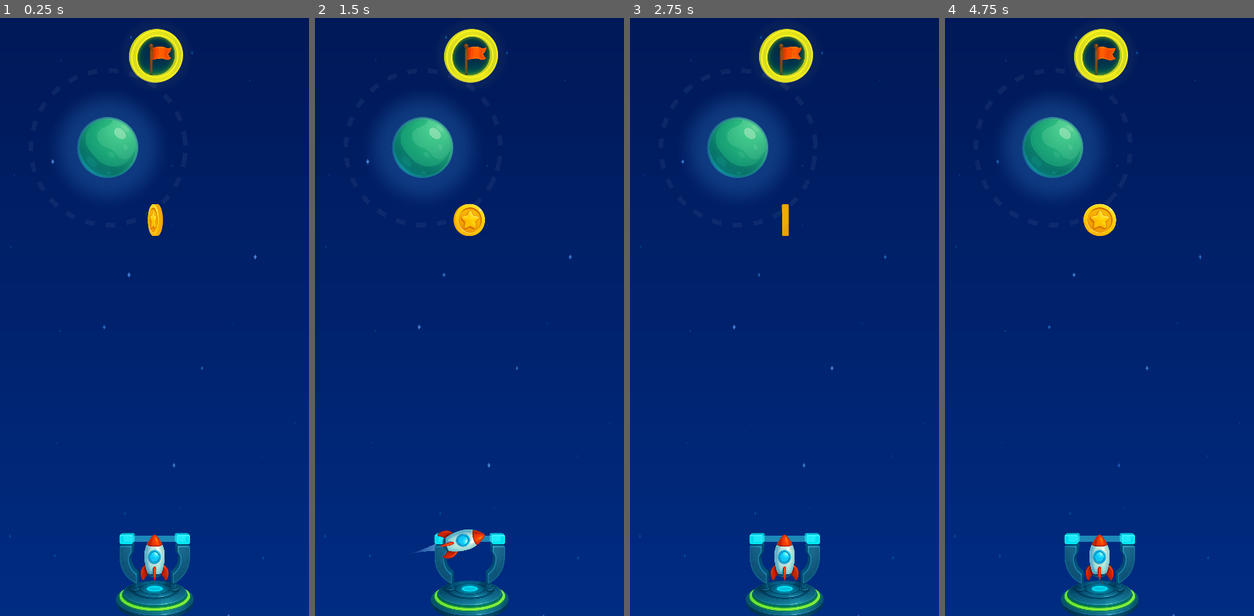
Above: before the commit, frames 1-4 (left to right).
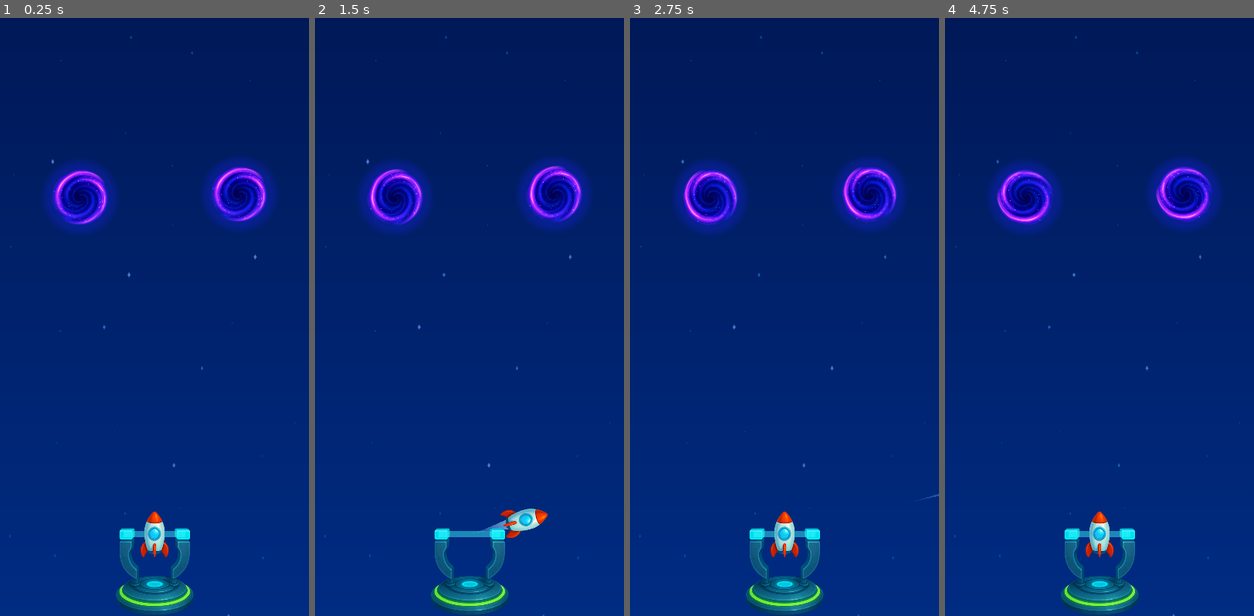
Above: after the commit, the same moments.

Repository: nbarkoch/spacecraft-launcher
Game: Godot game, scene res://scenes/game.tscn
Two runs of this game, one before a commit and one after it. Both use one fixed random seed, a clock stepped at 60 frames per second and the inputs below.
Inputs (mouse positions are in pixels of both pictures, inside the frame that each line leads up to):
- Up to frame 1 (0.25 s): no input
- Up to frame 2 (1.5 s): move the mouse to (469, 586) at 0.52 s; press the mouse at (469, 586) at 0.53 s; move the mouse to (407, 334) at 1.27 s; release the mouse at (407, 334) at 1.28 s; click (407, 334) at 1.35 s
- Up to frame 3 (2.75 s): move the mouse to (815, 173) at 2.02 s; press the mouse at (815, 173) at 2.03 s
- Up to frame 4 (4.75 s): move the mouse to (1084, 430) at 2.77 s; release the mouse at (1084, 430) at 2.78 s; click (1084, 430) at 2.85 s; move the mouse to (1192, 400) at 3.52 s; press the mouse at (1192, 400) at 3.53 s; move the mouse to (1006, 215) at 4.27 s; release the mouse at (1006, 215) at 4.28 s; click (1006, 215) at 4.35 s

The runs differ from the first frame. In frame 1, 11% of the frame differs, in the area x 14-89%, y 1-100%; in frame 2, 11%; in frame 3, 10%; in frame 4, 11%.

Commit message:
refactor - level mechanism

Diff:
--- a/project.godot
+++ b/project.godot
@@ -18,6 +18,7 @@
 [autoload]
 
 GameManager="*res://scripts/gameManager.gd"
+LevelManager="*res://scripts/level_manager.gd"
 
 [display]
 
--- a/scenes/border_game.tscn
+++ b/scenes/base/border_game.tscn
@@ -35,6 +35,7 @@
 offset_right = 199.0
 offset_bottom = 302.0
 mouse_filter = 2
+color = Color(1, 1, 1, 0)
 script = ExtResource("4_lpoch")
 
 [connection signal="body_exited" from="." to="." method="_on_body_exited"]
--- /dev/null
+++ b/scenes/base/level.tscn
@@ -0,0 +1,20 @@
+[gd_scene load_steps=5 format=3 uid="uid://o76834xyqxe0"]
+
+[ext_resource type="Script" path="res://scripts/level.gd" id="1_yb3am"]
+[ext_resource type="PackedScene" uid="uid://bp4wny2hgl85v" path="res://scenes/base/border_game.tscn" id="2_tg0io"]
+[ext_resource type="PackedScene" uid="uid://ogg3oaxoy66n" path="res://scenes/base/slingshot.tscn" id="3_dfu4i"]
+[ext_resource type="PackedScene" uid="uid://jx76bqm121v4" path="res://scenes/base/spacecraft.tscn" id="4_s6ybg"]
+
+[node name="Level" type="Node2D"]
+script = ExtResource("1_yb3am")
+
+[node name="BorderGame" parent="." instance=ExtResource("2_tg0io")]
+
+[node name="Slingshot" parent="." instance=ExtResource("3_dfu4i")]
+position = Vector2(0, 178)
+
+[node name="Spacecraft" parent="." instance=ExtResource("4_s6ybg")]
+position = Vector2(0, 147)
+
+[node name="Camera2D" type="Camera2D" parent="."]
+zoom = Vector2(2, 2)
--- a/scenes/game.tscn
+++ b/scenes/game.tscn
@@ -1,33 +1,9 @@
-[gd_scene load_steps=8 format=3 uid="uid://dw3q2rdxoga8g"]
+[gd_scene load_steps=3 format=3 uid="uid://dw3q2rdxoga8g"]
 
 [ext_resource type="Script" path="res://scripts/game.gd" id="1_0s5jx"]
-[ext_resource type="PackedScene" uid="uid://ogg3oaxoy66n" path="res://scenes/slingshot.tscn" id="1_c5tod"]
-[ext_resource type="PackedScene" uid="uid://bp4wny2hgl85v" path="res://scenes/border_game.tscn" id="1_rwg3j"]
-[ext_resource type="PackedScene" uid="uid://jx76bqm121v4" path="res://scenes/spacecraft.tscn" id="2_l0j4p"]
-[ext_resource type="PackedScene" uid="uid://et54j7lrftig" path="res://scenes/planets/planet_g.tscn" id="5_qgthy"]
-[ext_resource type="PackedScene" uid="uid://vvpan4smuxbd" path="res://scenes/target_area.tscn" id="6_64vpg"]
-[ext_resource type="PackedScene" uid="uid://bryh4m50q0dgo" path="res://scenes/coin.tscn" id="8_4lg0d"]
+[ext_resource type="PackedScene" uid="uid://b8r63iojc6grm" path="res://scenes/levels/1.tscn" id="2_hgig4"]
 
 [node name="Game" type="Node2D"]
 script = ExtResource("1_0s5jx")
 
-[node name="BorderGame" parent="." instance=ExtResource("1_rwg3j")]
-z_index = -20
-
-[node name="Slingshot" parent="." instance=ExtResource("1_c5tod")]
-position = Vector2(0, 181)
-
-[node name="Camera2D" type="Camera2D" parent="."]
-zoom = Vector2(2, 2)
-
-[node name="Spacecraft" parent="." instance=ExtResource("2_l0j4p")]
-position = Vector2(0, 162)
-
-[node name="GreenPlanet" parent="." instance=ExtResource("5_qgthy")]
-position = Vector2(-30, -103)
-
-[node name="TargetArea" parent="." instance=ExtResource("6_64vpg")]
-position = Vector2(1, -163)
-
-[node name="Coin2" parent="." instance=ExtResource("8_4lg0d")]
-position = Vector2(0, -56)
+[node name="Level1" parent="." instance=ExtResource("2_hgig4")]
--- /dev/null
+++ b/scenes/levels/1.tscn
@@ -0,0 +1,14 @@
+[gd_scene load_steps=3 format=3 uid="uid://b8r63iojc6grm"]
+
+[ext_resource type="PackedScene" uid="uid://o76834xyqxe0" path="res://scenes/base/level.tscn" id="1_hkupi"]
+[ext_resource type="PackedScene" uid="uid://b6qrsvysawymj" path="res://scenes/elements/portal.tscn" id="2_gli41"]
+
+[node name="Level1" type="Node2D"]
+
+[node name="Level" parent="." instance=ExtResource("1_hkupi")]
+
+[node name="Portal" parent="." instance=ExtResource("2_gli41")]
+position = Vector2(55, -73)
+
+[node name="Portal2" parent="." instance=ExtResource("2_gli41")]
+position = Vector2(-48, -71)
--- a/scenes/coin.tscn
+++ b/scenes/pickable/coin.tscn
@@ -3,7 +3,7 @@
 [ext_resource type="Texture2D" uid="uid://bm5lux7wue7t8" path="res://sprites/coin_anim.png" id="1_3l7rd"]
 [ext_resource type="Script" path="res://scripts/coin.gd" id="1_yc21c"]
 [ext_resource type="Texture2D" uid="uid://g3lbvs45lr1l" path="res://sprites/s_star.png" id="2_8j4ft"]
-[ext_resource type="PackedScene" uid="uid://bnscgwyelyck3" path="res://scenes/ring_effect.tscn" id="3_ec37v"]
+[ext_resource type="PackedScene" uid="uid://bnscgwyelyck3" path="res://scenes/effects/ring_effect.tscn" id="3_ec37v"]
 
 [sub_resource type="AtlasTexture" id="AtlasTexture_46swt"]
 atlas = ExtResource("1_3l7rd")
--- a/scenes/planets/planet_c.tscn
+++ b/scenes/planets/planet_c.tscn
@@ -1,6 +1,6 @@
 [gd_scene load_steps=3 format=3 uid="uid://dyct1qho3vncc"]
 
-[ext_resource type="PackedScene" uid="uid://p8a8uk5vtjdd" path="res://scenes/planet.tscn" id="1_x1jtw"]
+[ext_resource type="PackedScene" uid="uid://p8a8uk5vtjdd" path="res://scenes/base/planet.tscn" id="1_x1jtw"]
 [ext_resource type="Texture2D" uid="uid://dtmvh5pe62uiu" path="res://sprites/planet_c.png" id="2_e50es"]
 
 [node name="CyanPlanet" type="Node2D"]
--- a/scenes/planets/planet_g.tscn
+++ b/scenes/planets/planet_g.tscn
@@ -1,6 +1,6 @@
 [gd_scene load_steps=3 format=3 uid="uid://et54j7lrftig"]
 
-[ext_resource type="PackedScene" uid="uid://p8a8uk5vtjdd" path="res://scenes/planet.tscn" id="1_s3yc5"]
+[ext_resource type="PackedScene" uid="uid://p8a8uk5vtjdd" path="res://scenes/base/planet.tscn" id="1_s3yc5"]
 [ext_resource type="Texture2D" uid="uid://clmgi8lv7syhj" path="res://sprites/planet_g.png" id="3_nwi0i"]
 
 [node name="GreenPlanet" type="Node2D"]
--- a/scenes/small_stars.gdshader
+++ /dev/null
@@ -1,32 +0,0 @@
-// shaders/simple_stars.gdshader
-shader_type canvas_item;
-
-uniform float star_density : hint_range(0.001, 0.1) = 0.03;
-uniform float brightness : hint_range(0.0, 2.0) = 1.0;
-
-float random(vec2 st) {
-    return fract(sin(dot(st.xy, vec2(12.9898, 78.233))) * 43758.5453);
-}
-
-void fragment() {
-    vec2 uv = UV * 50.0; // Scale up for more stars
-    vec2 grid = floor(uv);
-    vec2 local = fract(uv);
-
-    float star_chance = random(grid);
-
-    if (star_chance > (1.0 - star_density)) {
-        vec2 star_pos = vec2(random(grid + 1.0), random(grid + 2.0));
-        float dist = length(local - star_pos);
-
-        // Simple star
-        float star = 1.0 - smoothstep(0.0, 0.05, dist);
-
-        // Simple twinkling
-        float twinkle = 0.5 + 0.5 * sin(TIME + random(grid) * 6.28);
-
-        COLOR = vec4(1.0, 1.0, 1.0, star * twinkle * brightness);
-    } else {
-        COLOR = vec4(0.0, 0.0, 0.0, 0.0);
-    }
-}
--- /dev/null
+++ b/scripts/level.gd
@@ -0,0 +1,14 @@
+extends Node2D
+class_name Level
+
+@onready var spacecraft: Spacecraft = $Spacecraft
+@onready var slingshot: SlingShot = $Slingshot
+
+# Called when the node enters the scene tree for the first time.
+func _ready():
+	LevelManager.set_level(self)
+
+
+# Called every frame. 'delta' is the elapsed time since the previous frame.
+func _process(delta):
+	pass
--- /dev/null
+++ b/scripts/level_manager.gd
@@ -0,0 +1,29 @@
+extends Node2D
+
+
+var level: Level = null
+
+# Called when the node enters the scene tree for the first time.
+func _ready():
+	pass # Replace with function body.
+
+
+# Called every frame. 'delta' is the elapsed time since the previous frame.
+func _process(delta):
+	pass
+
+func set_level(level: Level):
+	self.level = level
+
+func level_started():
+	if self.level:
+		var spacecraft = level.spacecraft
+		var slingshot = level.slingshot
+		if spacecraft and slingshot and slingshot.slingshot_center:
+			slingshot.reset()
+
+func level_completed():
+	pass
+
+func level_failed():
+	level_started()
--- a/scripts/portal.gd
+++ b/scripts/portal.gd
@@ -46,7 +46,7 @@
 	await jump_tween.finished
 
 
-func teleport_spacecraft(spacecraft):
+func teleport_spacecraft(spacecraft: Spacecraft):
 	var destination = find_other_portal()
 	if not destination:
 		return
@@ -68,8 +68,7 @@
 	tween.parallel().tween_property(spacecraft, "scale", Vector2(0.1, 0.1), 0.3)
 	await tween.finished
 
-	# Teleport using physics server
-	reset_physics_position(spacecraft, destination.global_position)
+	spacecraft.reset(spacecraft.rotation, destination.global_position)
 
 	spacecraft.stop() # stop the trail
 	destination.trigger_jump_effect()
--- a/scripts/slingshot.gd
+++ b/scripts/slingshot.gd
@@ -1,4 +1,7 @@
 extends Node2D
+
+class_name SlingShot
+
 enum SlingshotState {
 	idle,
 	pulling,
@@ -10,7 +13,7 @@
 var slingshotState
 var leftLine
 var rightLine
-var spacecraft
+var spacecraft: Spacecraft = null
 var trajectory_predictor
 const MULTIPLIER = 6
 
@@ -20,6 +23,7 @@
 const SNAP_RADIUS = 8.0  # בתוך כמה פיקסלים יש משיכה
 const SNAP_STRENGTH = 0.4  # עוצמת המשיכה (0-1)
 
+@onready var slingshot_center: Marker2D = $SlingshotCenter
 # FIXED: Removed problematic mouse smoothing variables
 # var raw_mouse_pos = Vector2.ZERO
 # const MOUSE_SMOOTHING = 0.3
@@ -65,7 +69,7 @@
 			if Input.is_action_pressed("FINGER_TAP"):
 				# FIXED: Use direct mouse position without problematic smoothing
 				var mouse_pos = get_global_mouse_position()
-				var center_pos = $SlingshotCenter.global_position
+				var center_pos = slingshot_center.global_position
 
 				# FIXED: Apply constraints directly to mouse position
 				var constrained_mouse_pos = mouse_pos
@@ -104,7 +108,7 @@
 				update_planet_arcs(velocity)
 
 			if Input.is_action_just_released("FINGER_TAP"):
-				var center_pos = $SlingshotCenter.global_position
+				var center_pos = slingshot_center.global_position
 				# FIXED: Use target position for consistent release
 				var final_mouse_pos = target_mouse_pos
 
@@ -122,16 +126,21 @@
 				spacecraft.angular_velocity = 0.0
 				spacecraft.gravity_assist = null
 				spacecraft.freeze = true
+
 				spacecraft.release()
+
+
+				var launch_direction = center_pos - final_mouse_pos
+				var s_rotation = launch_direction.angle() + PI/2
+				spacecraft.reset(s_rotation, center_pos)
 				await get_tree().process_frame
 				spacecraft.apply_impulse(velocity)
-
 				GameManager.currentState = GameManager.GameState.action
 
 		SlingshotState.released:
 			# Reset line positions
-			leftLine.points[0] = leftLine.to_local($SlingshotCenter.global_position)
-			rightLine.points[0] = rightLine.to_local($SlingshotCenter.global_position)
+			leftLine.points[0] = leftLine.to_local(slingshot_center.global_position)
+			rightLine.points[0] = rightLine.to_local(slingshot_center.global_position)
 
 			hide_all_planet_arcs()
 			# Check if spacecraft is done (destroyed or out of bounds)
@@ -322,7 +331,7 @@
 func update_planet_arcs(predicted_velocity: Vector2):
 	"""Update arc visualizations with accurate predictions"""
 	var spacecraft_speed = predicted_velocity.length()
-	var slingshot_pos = $SlingshotCenter.global_position
+	var slingshot_pos = slingshot_center.global_position
 
 	for planet in all_planets:
 		if not planet or not is_instance_valid(planet):
@@ -367,7 +376,7 @@
 		if not planet or not is_instance_valid(planet):
 			continue
 
-		var distance_to_planet = $SlingshotCenter.global_position.distance_to(planet.global_position)
+		var distance_to_planet = slingshot_center.global_position.distance_to(planet.global_position)
 
 		# Only show arcs for planets we might hit
 		if distance_to_planet > max_display_distance:
@@ -394,3 +403,9 @@
 
 		if planet.gravity_visualizer:
 			planet.gravity_visualizer.update_orbit_prediction(arc_angle, speed_factor)
+
+func reset():
+	if spacecraft:
+		spacecraft.stop()
+		slingshotState = SlingshotState.idle
+		spacecraft.reset(0, slingshot_center.global_position)
--- a/scripts/spacecraft.gd
+++ b/scripts/spacecraft.gd
@@ -75,9 +75,7 @@
 func destroy():
 	"""Destroy spacecraft when it hits a planet"""
 	print("Spacecraft destroyed!")
-	queue_free()
-	GameManager.currentState = GameManager.GameState.idle
-	get_tree().reload_current_scene()
+	LevelManager.level_failed()
 
 var debug_label: Label
 var debug_enabled: bool = false
@@ -135,3 +133,16 @@
 		debug_text += "No gravity assist active"
 
 	debug_label.text = debug_text
+
+func reset(new_rotation, new_position):
+	exit_gravity_assist()
+	global_position = new_position
+	rotation = new_rotation
+	var body_rid = get_rid()
+	var new_transform = Transform2D(rotation, new_position)
+	PhysicsServer2D.body_set_state(body_rid, PhysicsServer2D.BODY_STATE_TRANSFORM, new_transform)
+	PhysicsServer2D.body_set_state(body_rid, PhysicsServer2D.BODY_STATE_LINEAR_VELOCITY, Vector2.ZERO)
+	PhysicsServer2D.body_set_state(body_rid, PhysicsServer2D.BODY_STATE_ANGULAR_VELOCITY, 0.0)
+	linear_velocity = Vector2.ZERO
+	angular_velocity = 0.0
+	is_dead = false
--- a/scripts/target_area.gd
+++ b/scripts/target_area.gd
@@ -13,7 +13,7 @@
 		spacecraft_captured = true
 		capture_spacecraft(body)
 		$AnimationPlayer.play("enter")
-		print("level complete")
+		LevelManager.level_completed()
 
 func capture_spacecraft(spacecraft: Spacecraft):
 	# Stop spacecraft movement immediately
@@ -39,6 +39,3 @@
 	await tween.finished
 	#spacecraft.queue_free()
 	spacecraft.stop()
-
-	# Update game state
-	GameManager.currentState = GameManager.GameState.success
--- a/scripts/trajectory_predictor.gd
+++ b/scripts/trajectory_predictor.gd
@@ -63,7 +63,6 @@
 		if i < trajectory_colors.size():
 			trajectory_colors[i] = trajectory_colors[i].lerp(get_target_color_for_point(i), interpolation_speed * 2.0)
 
-	# עדכן את הקו
 	update_line_display()
 
 func adjust_points_count():
Renamed: scenes/planet.tscn -> scenes/base/planet.tscn
Renamed: scenes/slingshot.tscn -> scenes/base/slingshot.tscn
Renamed: scenes/spacecraft.tscn -> scenes/base/spacecraft.tscn
Renamed: scenes/ring_effect.tscn -> scenes/effects/ring_effect.tscn
Renamed: scenes/space_tail.tscn -> scenes/effects/space_tail.tscn
Renamed: scenes/black_hole.tscn -> scenes/elements/black_hole.tscn
Renamed: scenes/meteroid.tscn -> scenes/elements/meteroid.tscn
Renamed: scenes/portal.tscn -> scenes/elements/portal.tscn
Renamed: scenes/target_area.tscn -> scenes/elements/target_area.tscn
Binary file added: sprites/spacecraft_b1.png
Not shown, added: sprites/spacecraft_b1.png.import
Binary file added: sprites/spacecraft_b2.png
(and 5 more such lines)
